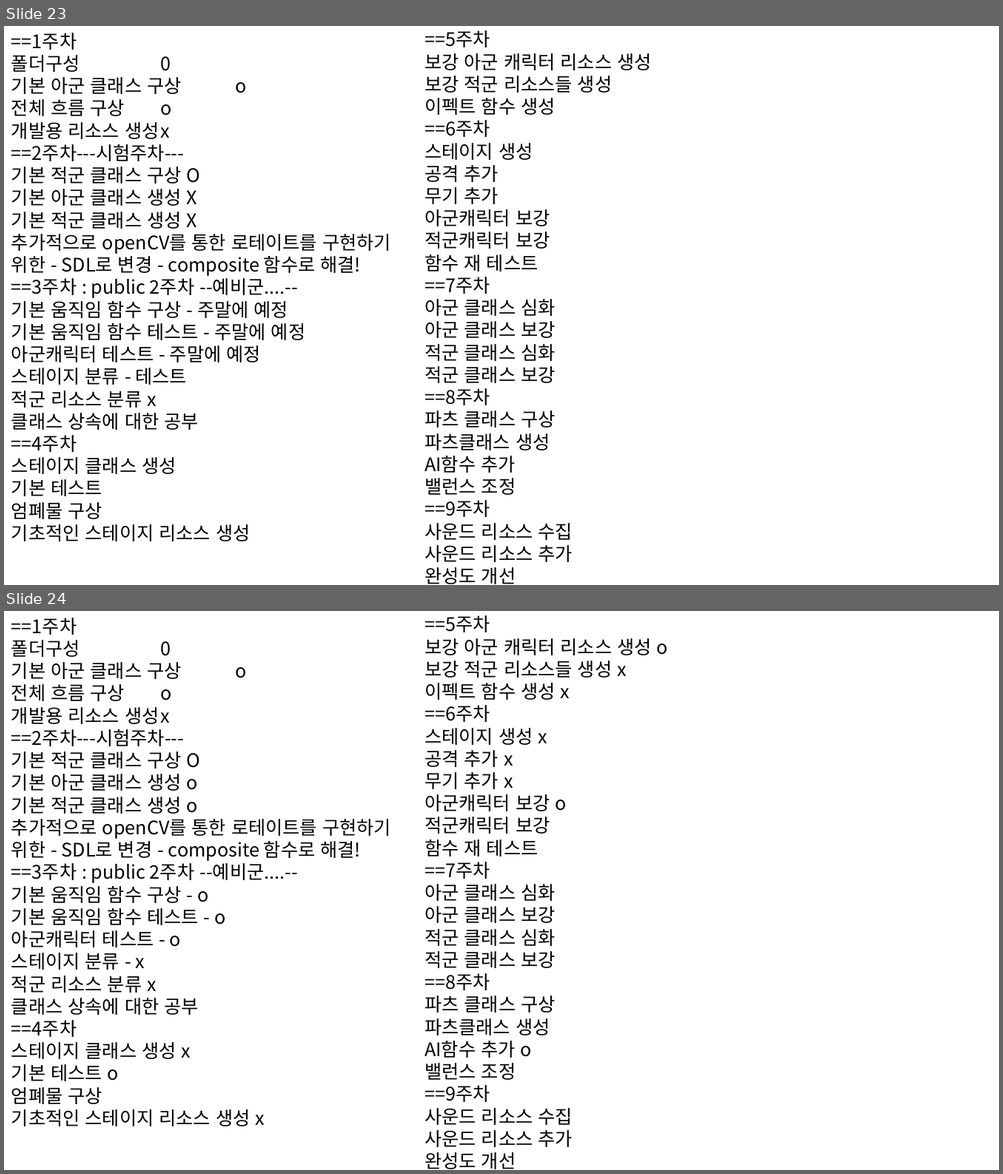
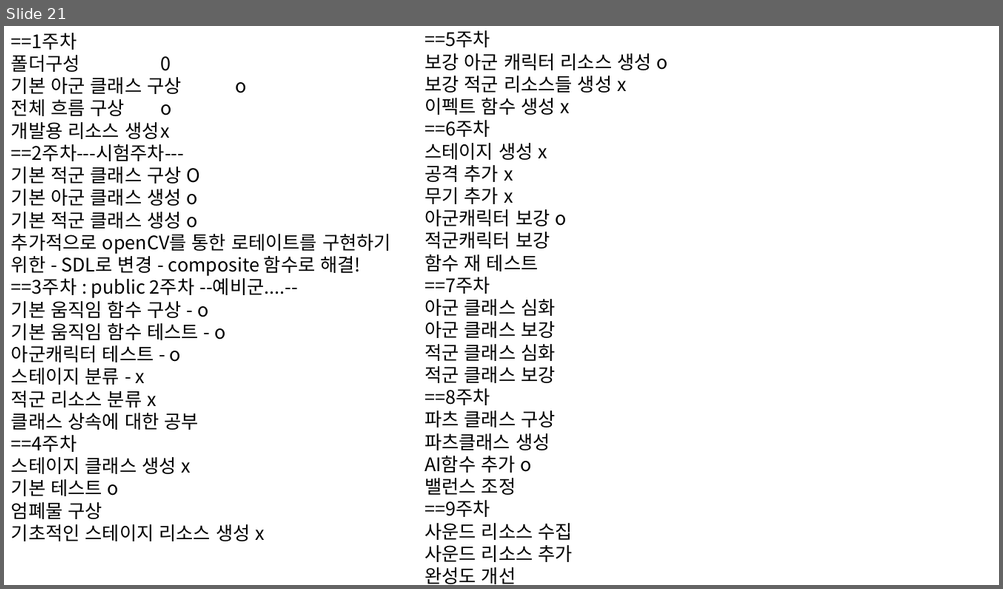
Before and after one commit to andy2276/kim, a slide deck: 2Dproject/20180925_2DprojectPPT_ver6_ppt.pptx. Shown one above the other, each under a label of ours: slides 23 and 24 before the commit, slide 21 after it. The pictures are 1003x1174 and 1003x589 pixels, drawn with LibreOffice and Linux fonts; fonts in the diff are those of the drawing. Boxes give left, top, right and bottom in pixels: in the first picture for what was removed or moved away, otherwise in the second. Text is boxed around its words. In the diff, an @@ line names an element or a change of style, - is before the commit and + after.

```diff
--- a/2Dproject/20180925_2DprojectPPT_ver6_ppt.pptx
+++ b/2Dproject/20180925_2DprojectPPT_ver6_ppt.pptx
@@ slide 23 removed at [4,26,999,585], background #FFFFFF @@
@@ text removed at [11,33,391,542] @@
-==1주차
-폴더구성 0
-기본 아군 클래스 구상 o
-전체 흐름 구상 o
-개발용 리소스 생성 x
-==2주차---시험주차---
-기본 적군 클래스 구상 O
-기본 아군 클래스 생성 X
-기본 적군 클래스 생성 X
-추가적으로 openCV를 통한 로테이트를 구현하기 위한 - SDL로 변경 - composite 함수로 해결!
-==3주차 : public 2주차 --예비군....--
-기본 움직임 함수 구상 - 주말에 예정
-기본 움직임 함수 테스트 - 주말에 예정
-아군캐릭터 테스트 - 주말에 예정
-스테이지 분류 - 테스트
-적군 리소스 분류 x
-클래스 상속에 대한 공부
-==4주차
-스테이지 클래스 생성
-기본 테스트
-엄폐물 구상
-기초적인 스테이지 리소스 생성
@@ text removed at [424,30,651,585] @@
-==5주차
-보강 아군 캐릭터 리소스 생성
-보강 적군 리소스들 생성
-이펙트 함수 생성
-==6주차
-스테이지 생성
-공격 추가
-무기 추가
-아군캐릭터 보강
-적군캐릭터 보강
-함수 재 테스트
-==7주차
-아군 클래스 심화
-아군 클래스 보강
-적군 클래스 심화
-적군 클래스 보강
-==8주차
-파츠 클래스 구상
-파츠클래스 생성
-AI함수 추가
-밸런스 조정
-==9주차
-사운드 리소스 수집
-사운드 리소스 추가
-완성도 개선
@@ what was slide 24 is now slide 21 @@
```
Also in this commit, not shown: 2 slides changed, 1 slide added, 3 other slides removed, 22 other files.
